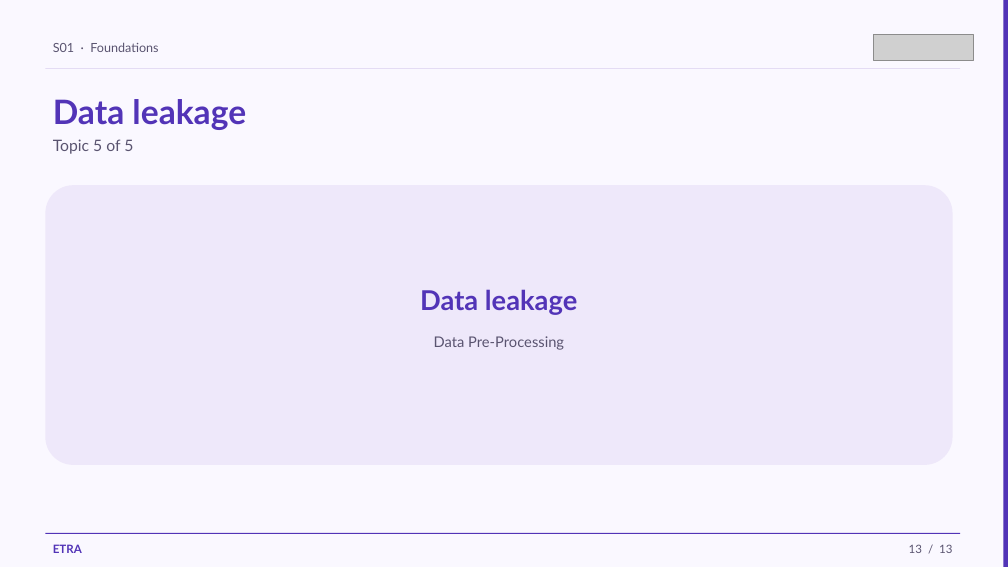
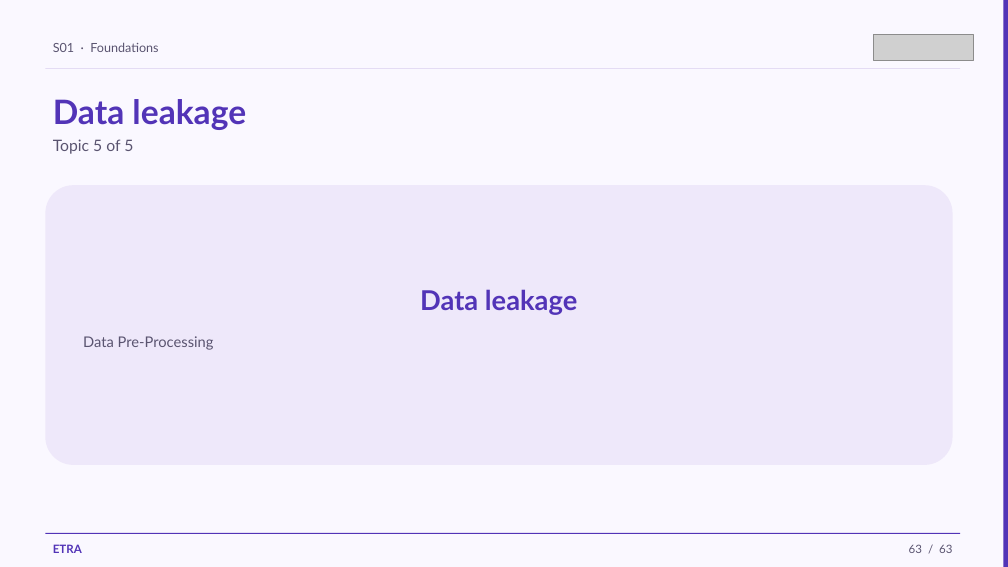
Before and after one commit to iksasa15/AI-ML, a slide deck: slide 63 of web-presentation/pdf-exports/Week1-Session1-Foundations.pptx (slide 13 before the commit). Drawn at 1008x567 pixels with LibreOffice and Linux fonts; fonts in the diff are those of the drawing; grey boxes stand for pictures. Boxes give left, top, right and bottom in pixels: in the first picture for what was removed or moved away, otherwise in the second. Text is boxed around its words. In the diff, an @@ line names an element or a change of style, - is before the commit and + after.

Commit message:
feat: add detailed data preprocessing and feature scaling content to PowerPoint generation script, enhancing educational resources

```diff
--- a/web-presentation/pdf-exports/Week1-Session1-Foundations.pptx
+++ b/web-presentation/pdf-exports/Week1-Session1-Foundations.pptx
@@ text "Data Pre-Processing" at (83,336,214,350): alignment centre to left @@
@@ text at (909,544,952,553): text changed @@
-13 / 13
+63 / 63
```
Also in this commit, not shown: 7 other slides changed, 54 slides added, 4 slides removed, 2 other files.
